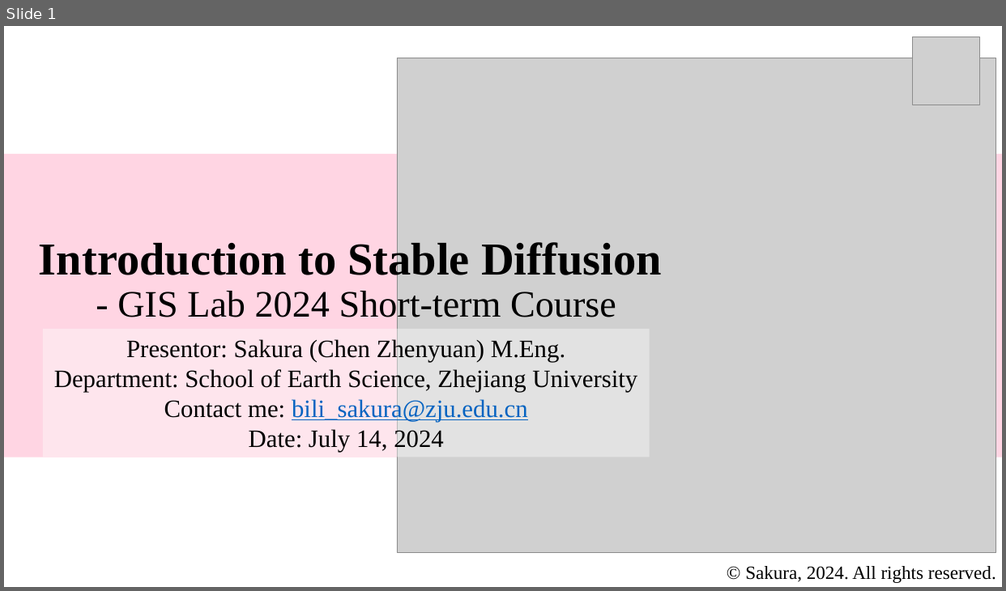
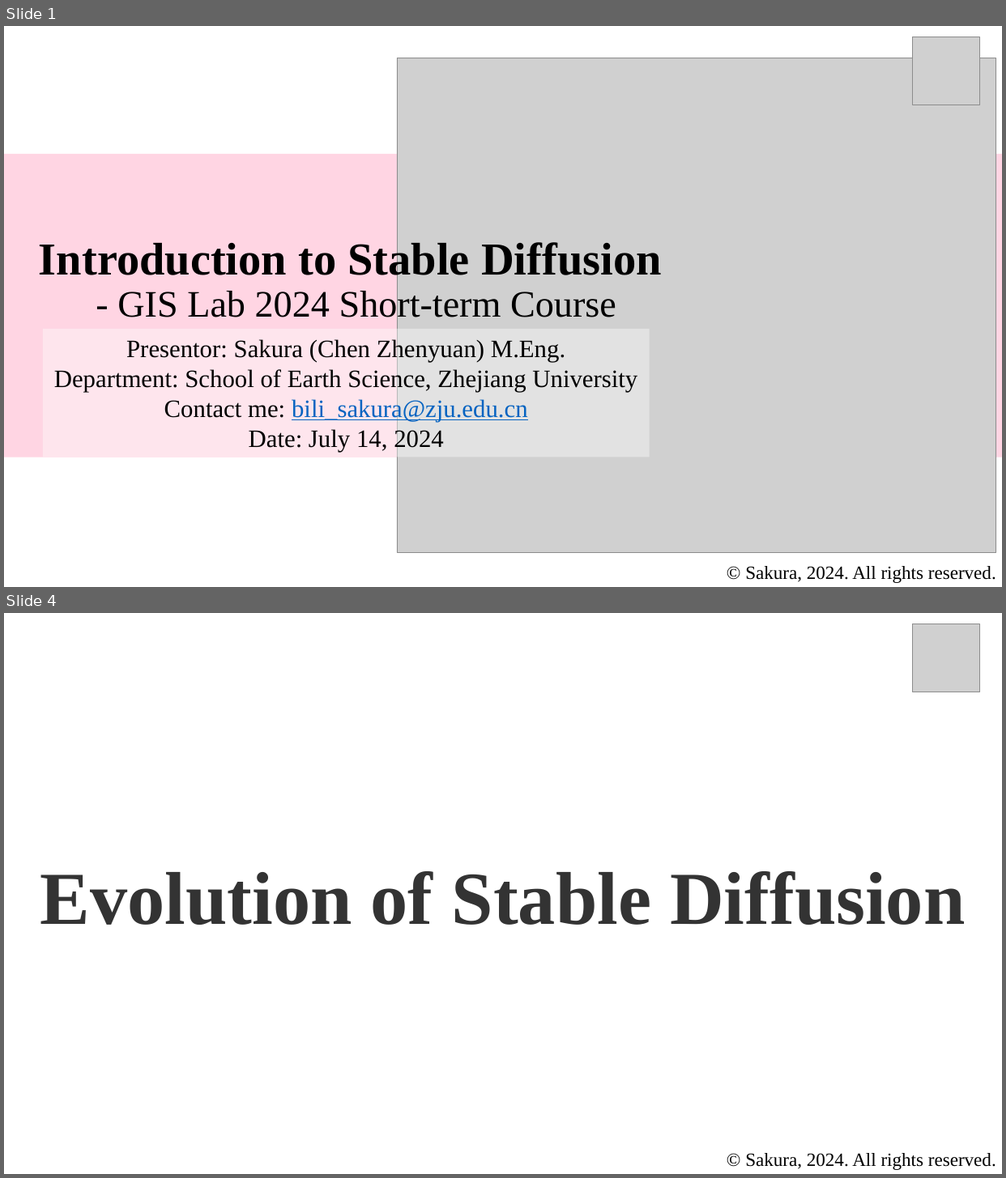
Before and after one commit to Bili-Sakura/GISLab-Short-Term-Course, a slide deck: lectures/Introduction_to_Stable_Diffusions_with_Codes.pptx. Shown one above the other, each under a label of ours: slide 1 before the commit, slides 1 and 4 after it; the slides between them are not shown. The pictures are 1006x591 and 1006x1178 pixels, drawn with LibreOffice and Linux fonts; fonts in the diff are those of the drawing; grey boxes stand for pictures. Boxes give left, top, right and bottom in pixels: in the first picture for what was removed or moved away, otherwise in the second. Text is boxed around its words. In the diff, an @@ line names an element or a change of style, - is before the commit and + after.

```diff
--- a/lectures/Introduction_to_Stable_Diffusions_with_Codes.pptx
+++ b/lectures/Introduction_to_Stable_Diffusions_with_Codes.pptx
@@ slide 4 added at (4, 613, 1002, 1174), background #FFFFFF @@
@@ picture added at (913, 624, 980, 692) @@
@@ text added at (40, 871, 965, 925), 72 pt, text #333333, bold @@
+Evolution of Stable Diffusion
@@ text added at (745, 1153, 996, 1170), 18 pt, text #000000 @@
+© Sakura, 2024. All rights reserved.
```
Also in this commit, not shown: 3 slides changed, 13 other slides added, 1 slide removed, 2 other files.
